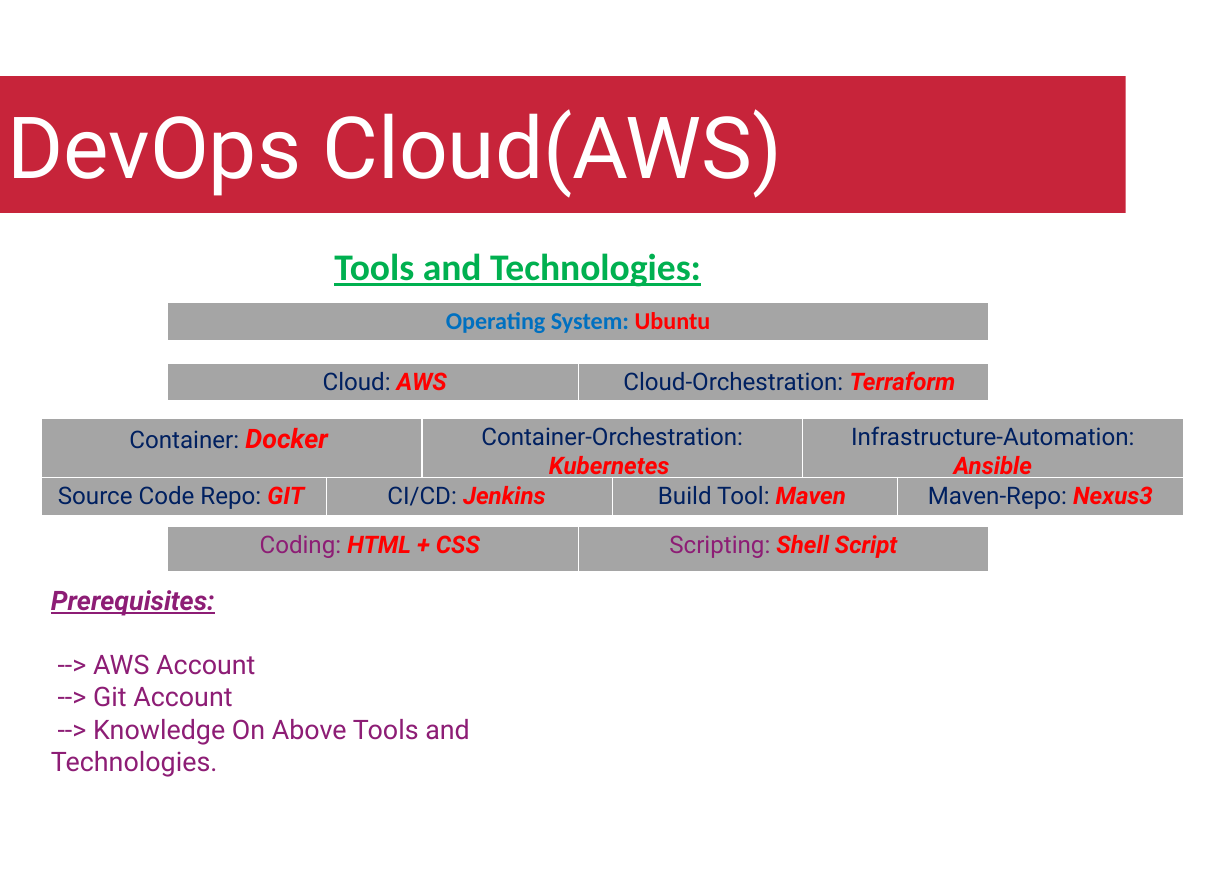
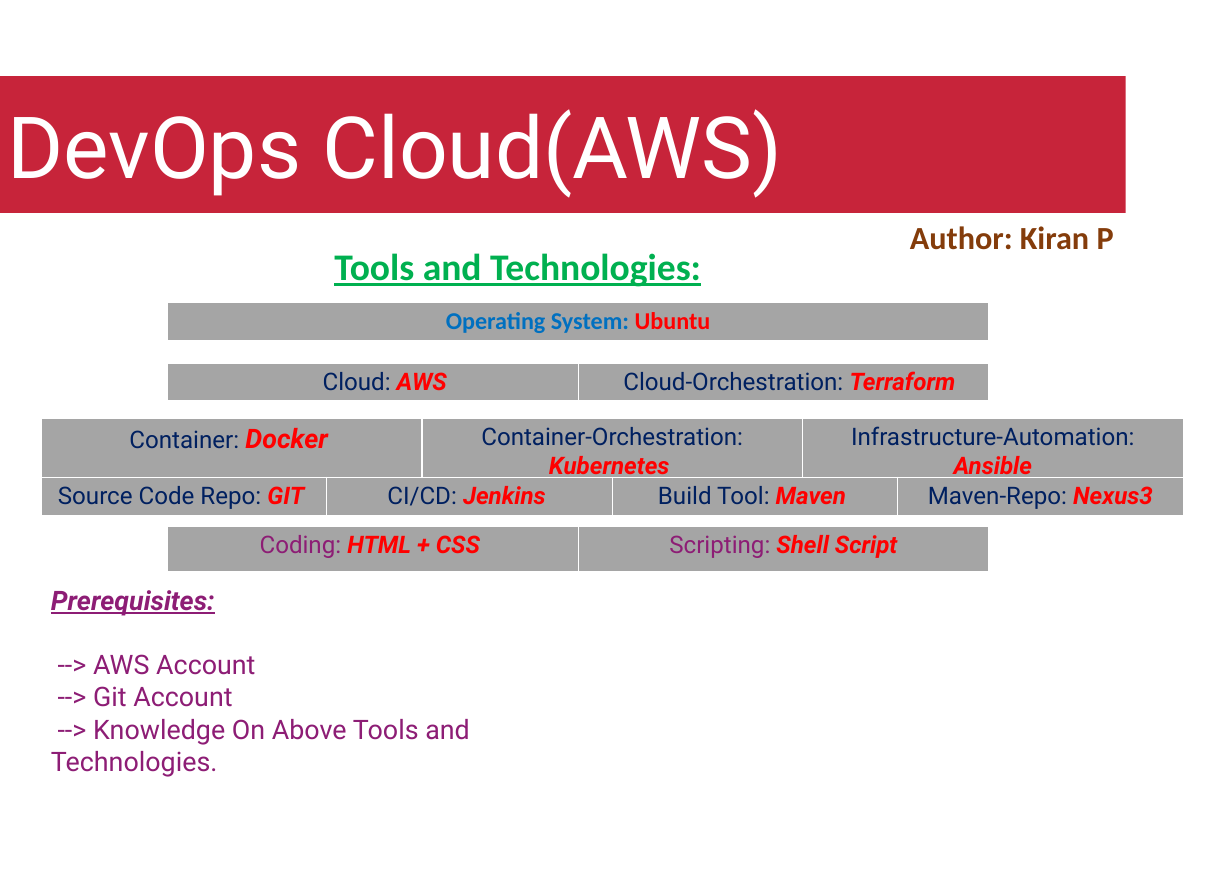
Before and after one commit to kiranpe/DevOpsCloud, a slide deck: slide 1 of DevOpsDoc.pptx. Drawn at 1232x871 pixels with LibreOffice and Linux fonts; fonts in the diff are those of the drawing; background and template pictures are left out. Boxes give left, top, right and bottom in pixels: in the first picture for what was removed or moved away, otherwise in the second. Text is boxed around its words. In the diff, an @@ line names an element or a change of style, - is before the commit and + after.

```diff
--- a/DevOpsDoc.pptx
+++ b/DevOpsDoc.pptx
@@ text added at box(910, 226, 1114, 250), 24 pt, text #843C0B, bold @@
+Author: Kiran P
```
Also in this commit, not shown: 2 other slides changed, 1 slide added.
